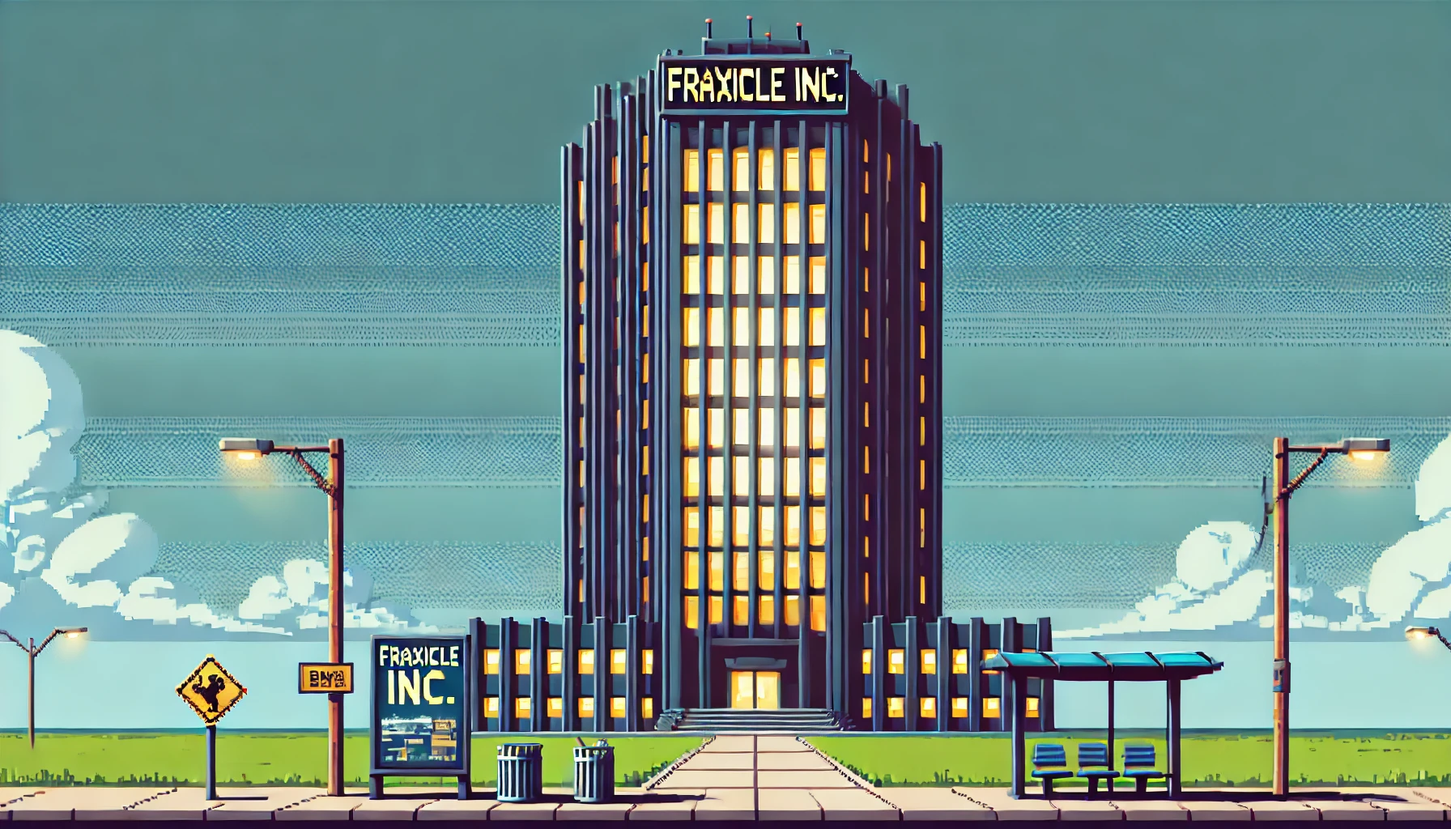
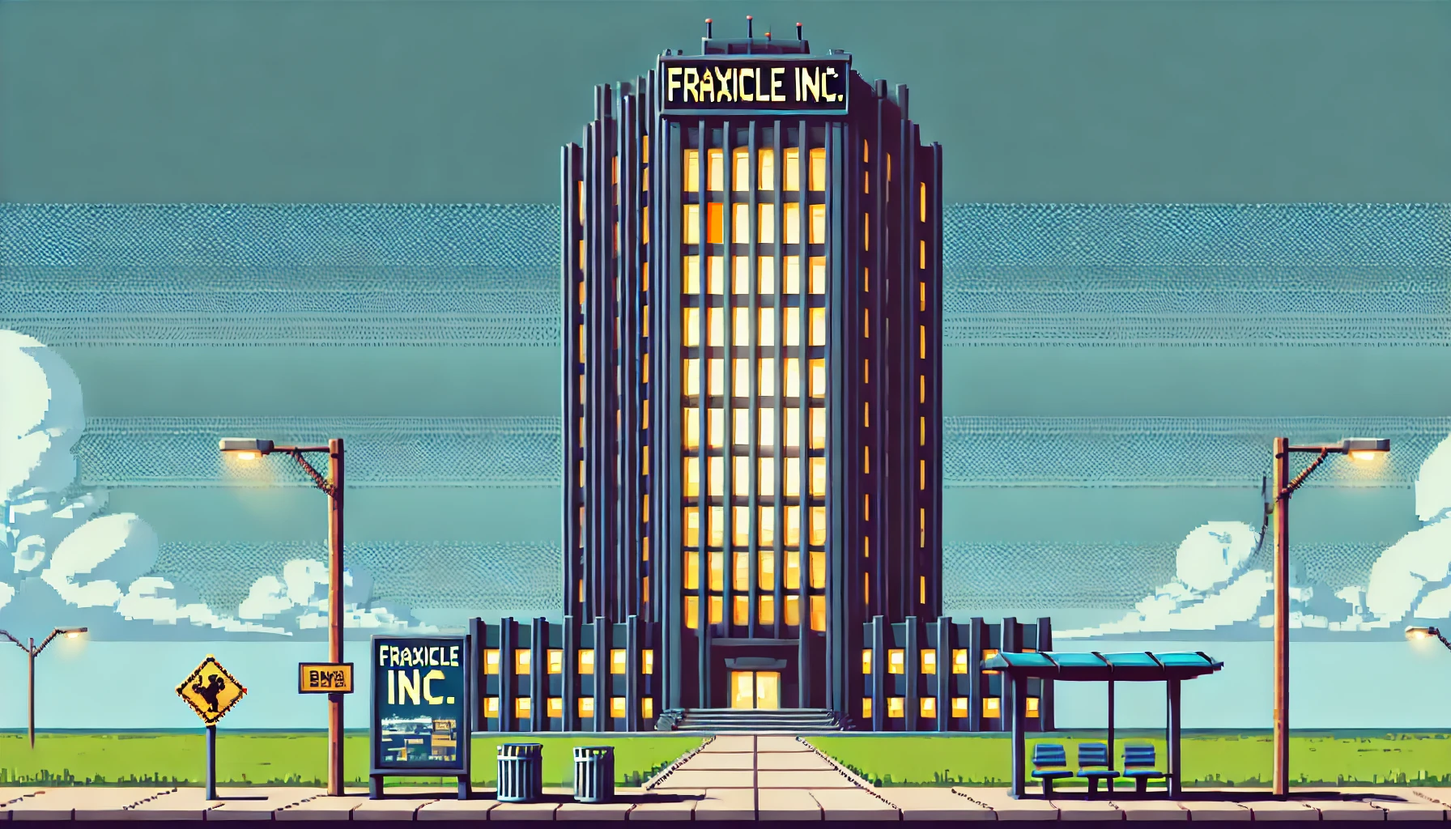
Two versions of the same layered image (1451x829). Layer-by-layer changes:
added layer "Strange Window" above "Eingefügte Ebene #1" over (706, 202, 724, 243)
hid "Eingefügte Ebene #1" over (574, 657, 1292, 756)
